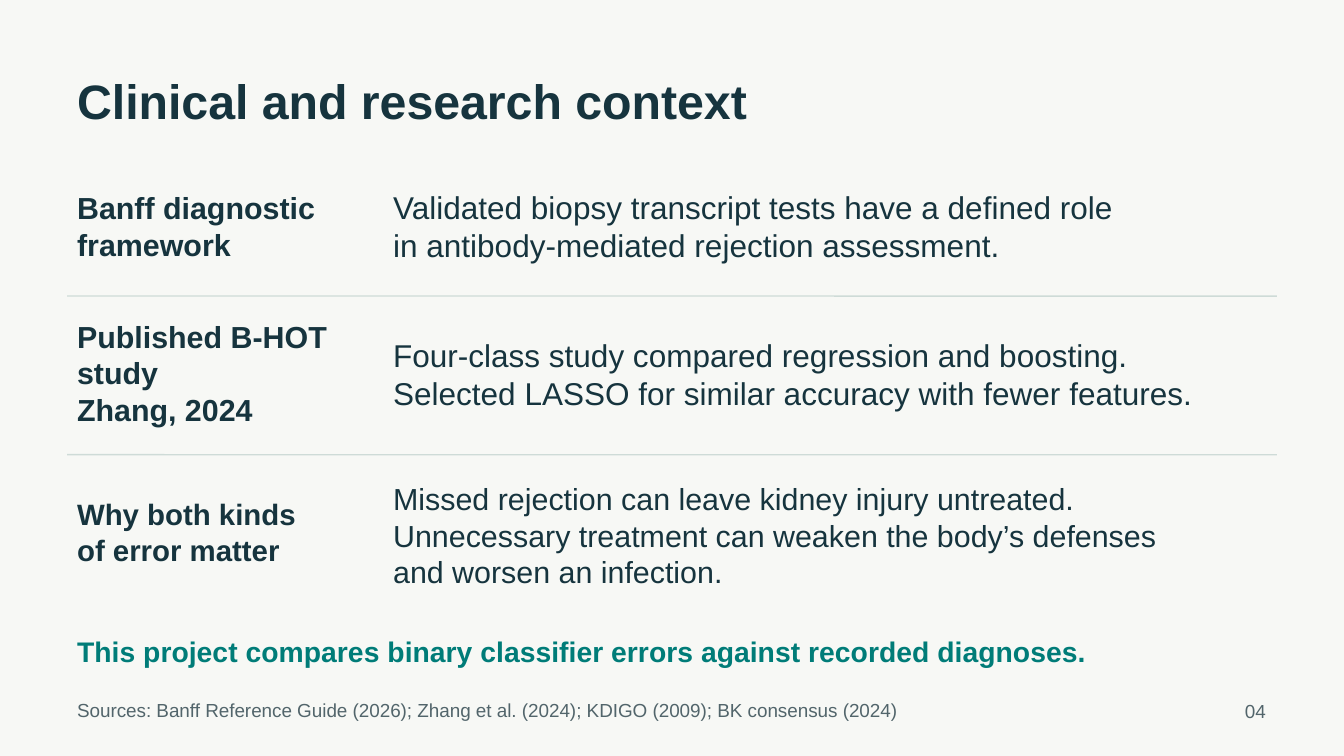
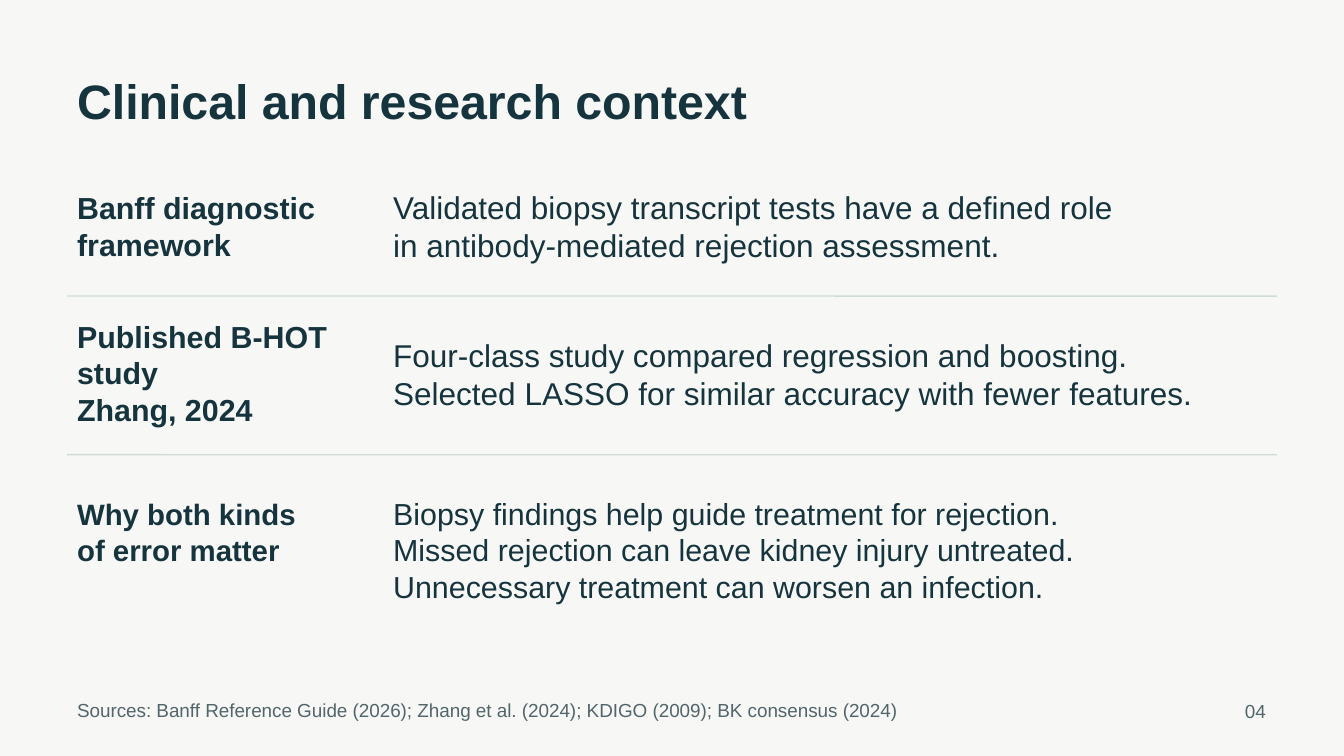
Before and after one commit to ca34525/Kidney-Biopsy-Rejection-Classifier, a slide deck: slide 4 of presentation/unos_kidney_biopsy.pptx. Drawn at 1344x756 pixels with LibreOffice and Linux fonts; fonts in the diff are those of the drawing. Boxes give left, top, right and bottom in pixels: in the first picture for what was removed or moved away, otherwise in the second. Text is boxed around its words. In the diff, an @@ line names an element or a change of style, - is before the commit and + after.

```diff
--- a/presentation/unos_kidney_biopsy.pptx
+++ b/presentation/unos_kidney_biopsy.pptx
@@ text at [393,503,1058,531]: paragraph added @@
+Biopsy findings help guide treatment for rejection.
@@ text at [393,576,1044,604]: text changed @@
-Unnecessary treatment can weaken the body’s defenses
-and worsen an infection.
+Unnecessary treatment can worsen an infection.
@@ text removed at [77,641,1085,668] @@
-This project compares binary classifier errors against recorded diagnoses.
```
Also in this commit, not shown: 3 other slides changed, 2 slides added, 7 slides removed, 44 other files.
